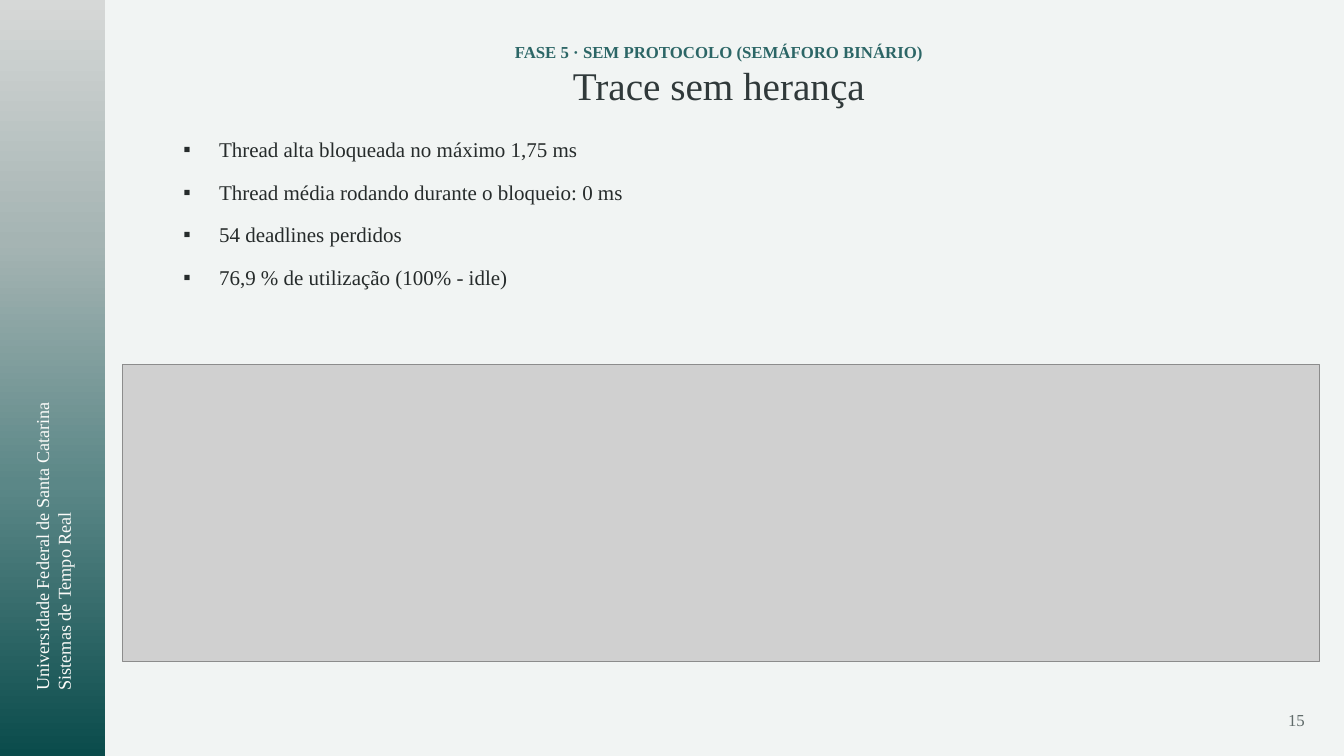
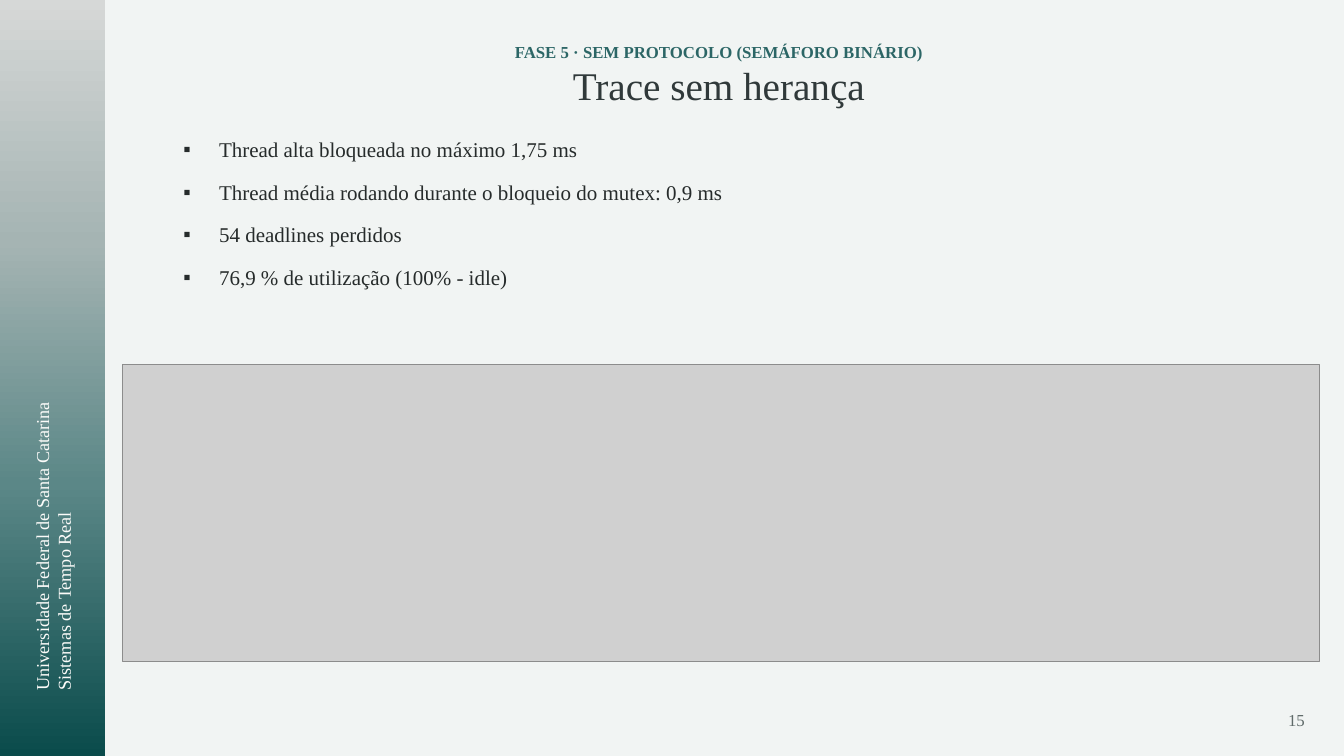
Before and after one commit to Eduds-s/trabalho-str, a slide deck: slide 15 of TheWorstAçaí — RTOS no STM32G474RE.pptx. Drawn at 1344x756 pixels with LibreOffice and Linux fonts; fonts in the diff are those of the drawing; grey boxes stand for pictures. Boxes give left, top, right and bottom in pixels: in the first picture for what was removed or moved away, otherwise in the second. Text is boxed around its words. In the diff, an @@ line names an element or a change of style, - is before the commit and + after.

```diff
--- a/TheWorstAçaí — RTOS no STM32G474RE.pptx
+++ b/TheWorstAçaí — RTOS no STM32G474RE.pptx
@@ text at (219,185,722,205): text changed @@
-▪ Thread média rodando durante o bloqueio: 0 ms
+▪ Thread média rodando durante o bloqueio do mutex: 0,9 ms
```
Also in this commit, not shown: 1 other slide changed, 2 other files.
